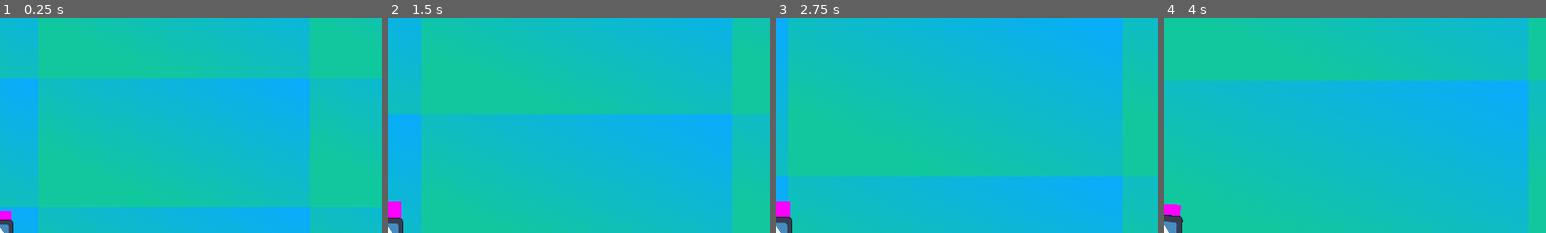
Above: before the commit, frames 1-4 (left to right).
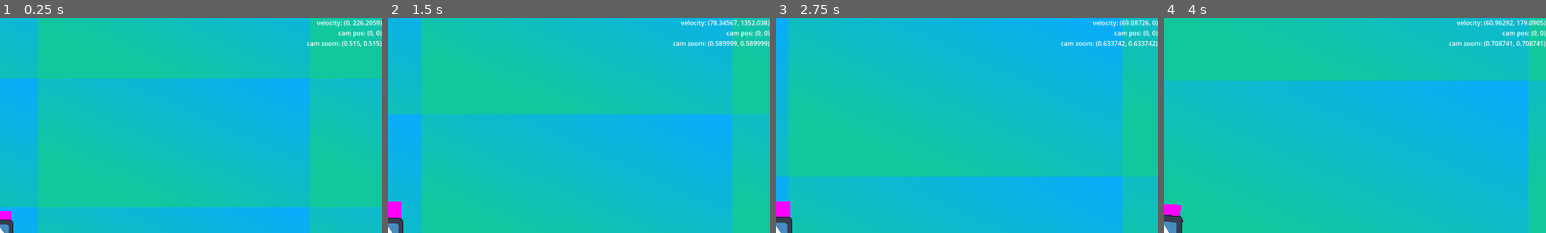
Above: after the commit, the same moments.

Repository: gracedes/spring-arms
Game: Godot game, scene res://scenes/testing.tscn
Two runs of this game, one before a commit and one after it. Both use one fixed random seed, a clock stepped at 60 frames per second and the inputs below. The engine's default icon, where the game draws it, is replaced by a stand-in: a white triangle on a blue panel in a dark square.
Inputs (mouse positions are % of the whole screen's width and height, from its top left):
- Up to frame 1 (0.25 s): no input
- Up to frame 2 (1.5 s): move the mouse to (72, 45) at 0.52 s; hold Right (ui_right) 0.53-1.28 s; tap Space (jump) at 0.77 s; move the mouse to (30, 55) at 1.27 s; hold Left (ui_left) from 1.28 s (still down)
- Up to frame 3 (2.75 s): tap Space (jump) at 1.52 s; move the mouse to (60, 28) at 2.02 s; release Left (ui_left) at 2.03 s; hold Right (ui_right) from 2.03 s (still down)
- Up to frame 4 (4 s): move the mouse to (45, 70) at 2.77 s; tap Space (jump) at 3.02, 3.77 s; move the mouse to (80, 65) at 3.52 s; release Right (ui_right) at 3.53 s; hold Left (ui_left) from 3.53 s (still down)
The pictures show only the part of the screen within x 50-100%, y 0-50%; the shares and areas given below are measured in that part.

The runs differ from the first frame. In frame 1, 0.8% of the frame differs, in the area x 80-100%, y 0-14%; in frame 2, 1.0%, in the area x 74-100%, y 0-14%; in frame 3, 0.9%; in frame 4, 1.0%.

Commit message:
added camera test hud, partial camera positioning

Diff:
--- a/scenes/testing.tscn
+++ b/scenes/testing.tscn
@@ -1,6 +1,7 @@
-[gd_scene load_steps=8 format=3 uid="uid://du6gqm0fbqnw2"]
+[gd_scene load_steps=9 format=3 uid="uid://du6gqm0fbqnw2"]
 
 [ext_resource type="PackedScene" uid="uid://54hsdmyu62vd" path="res://entities/player/rplayer.tscn" id="1_evbdv"]
+[ext_resource type="Script" path="res://utils/hud/hud.gd" id="2_cvtif"]
 
 [sub_resource type="RectangleShape2D" id="RectangleShape2D_7axw2"]
 
@@ -60,5 +61,18 @@
 texture = SubResource("GradientTexture2D_y0nae")
 stretch_mode = 1
 
+[node name="HUD" type="CanvasLayer" parent="."]
+script = ExtResource("2_cvtif")
+
+[node name="testinfo" type="Label" parent="HUD"]
+anchors_preset = 1
+anchor_left = 1.0
+anchor_right = 1.0
+offset_left = -40.0
+offset_bottom = 23.0
+grow_horizontal = 0
+text = "test"
+horizontal_alignment = 2
+
 [connection signal="body_entered" from="StaticBody2D/Area2D" to="rplayer" method="_on_area_2d_body_entered"]
 [connection signal="body_exited" from="StaticBody2D/Area2D" to="rplayer" method="_on_area_2d_body_exited"]
--- a/utils/camera/camera.gd
+++ b/utils/camera/camera.gd
@@ -19,6 +19,15 @@
 	zoom_out(v)
 
 func shift_pos(v: Vector2) -> Vector2:
+	var vp = get_viewport_rect().size * zoom
+
+	var temp = 0.0001 * v
+	for i in range(2):
+		if temp[i] > -1.0:
+			v[i] = min(temp[i], 1.0)
+		else:
+			v[i] = -1.0
+
 	return Vector2.ZERO
 
 func zoom_out(v: Vector2) -> void:
--- /dev/null
+++ b/utils/hud/hud.gd
@@ -0,0 +1,17 @@
+extends Node
+
+
+# Called when the node enters the scene tree for the first time.
+func _ready() -> void:
+	pass # Replace with function body.
+
+
+# Called every frame. 'delta' is the elapsed time since the previous frame.
+func _process(delta: float) -> void:
+	var player = get_node("../rplayer")
+	var v = player.linear_velocity
+	var cam = player.get_node("Camera")
+	var zoom = cam.zoom
+	var cam_pos_scale = cam.position / (cam.get_viewport_rect().size * zoom)
+
+	$testinfo.text = "velocity: " + str(v) + "\ncam pos: " + str(cam_pos_scale) + "\ncam zoom: " + str(zoom)
